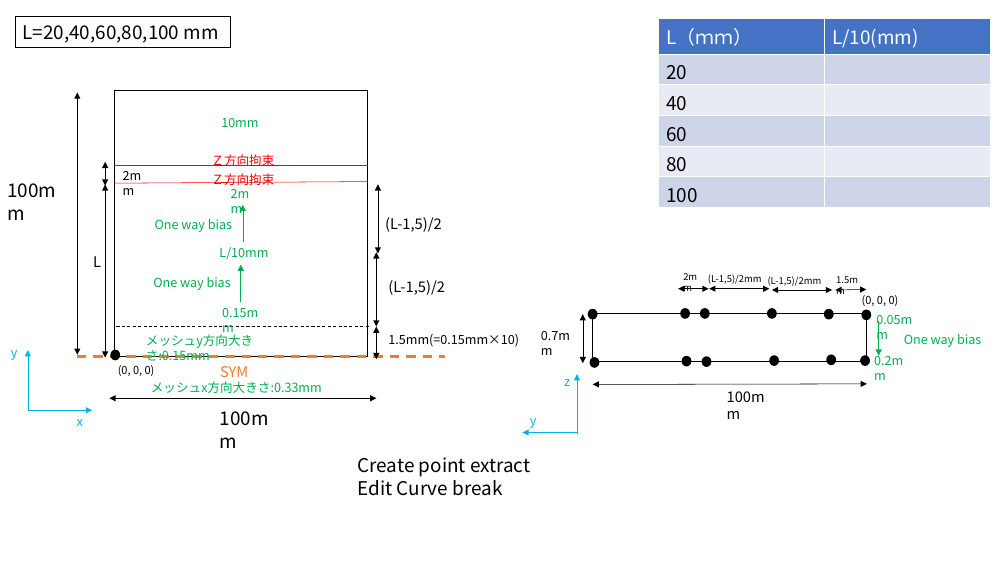
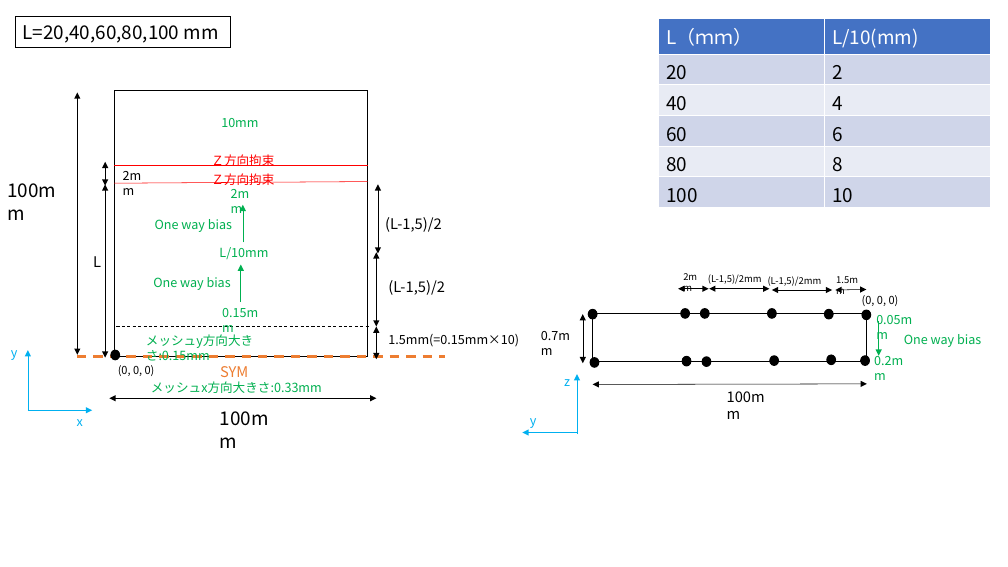
Before and after one commit to yuki0083/research, a slide deck: slide 2 of 剛性計算用ソリッドモデル.pptx (slide 1 before the commit). Drawn at 1008x567 pixels with LibreOffice and Linux fonts; fonts in the diff are those of the drawing. Boxes give left, top, right and bottom in pixels: in the first picture for what was removed or moved away, otherwise in the second. Text is boxed around its words. In the diff, an @@ line names an element or a change of style, - is before the commit and + after.

```diff
--- a/剛性計算用ソリッドモデル.pptx
+++ b/剛性計算用ソリッドモデル.pptx
@@ table at [659, 19, 990, 212] @@
-row 2, column 2: 
+row 2, column 2: 2
-row 3, column 2: 
+row 3, column 2: 4
-row 4, column 2: 
+row 4, column 2: 6
-row 5, column 2: 
+row 5, column 2: 8
-row 6, column 2: 
+row 6, column 2: 10
@@ text removed at [358, 457, 530, 496] @@
-Create point extract
-Edit Curve break
```
Also in this commit, not shown: 1 slide added.
